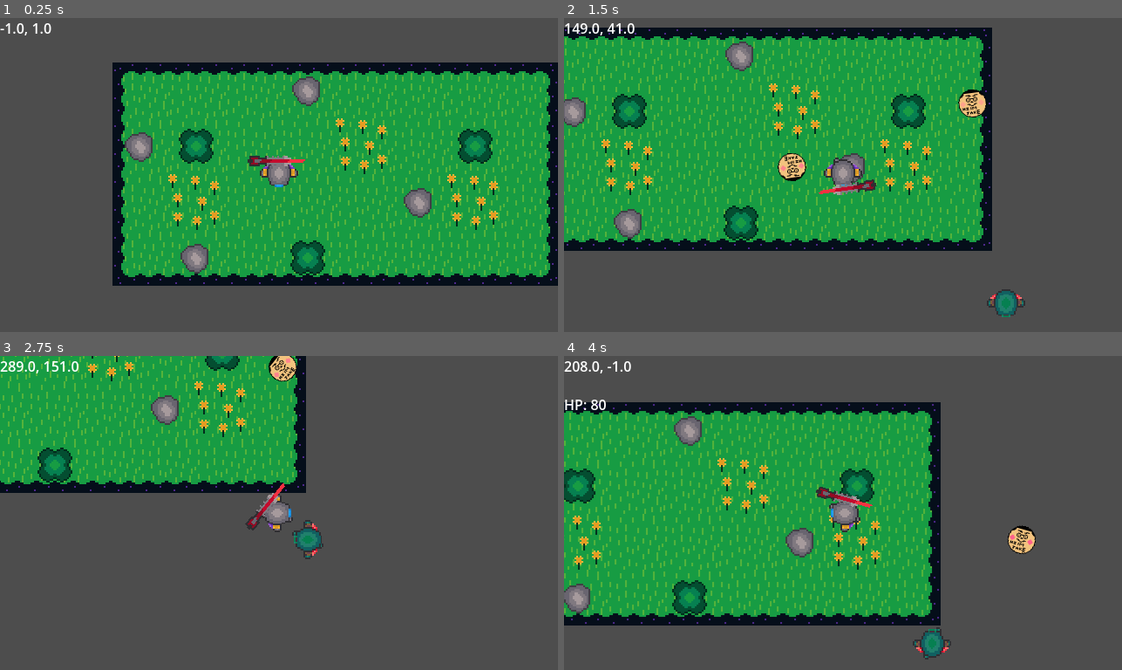
Above: before the commit, frames 1-4 (two rows, left to right).
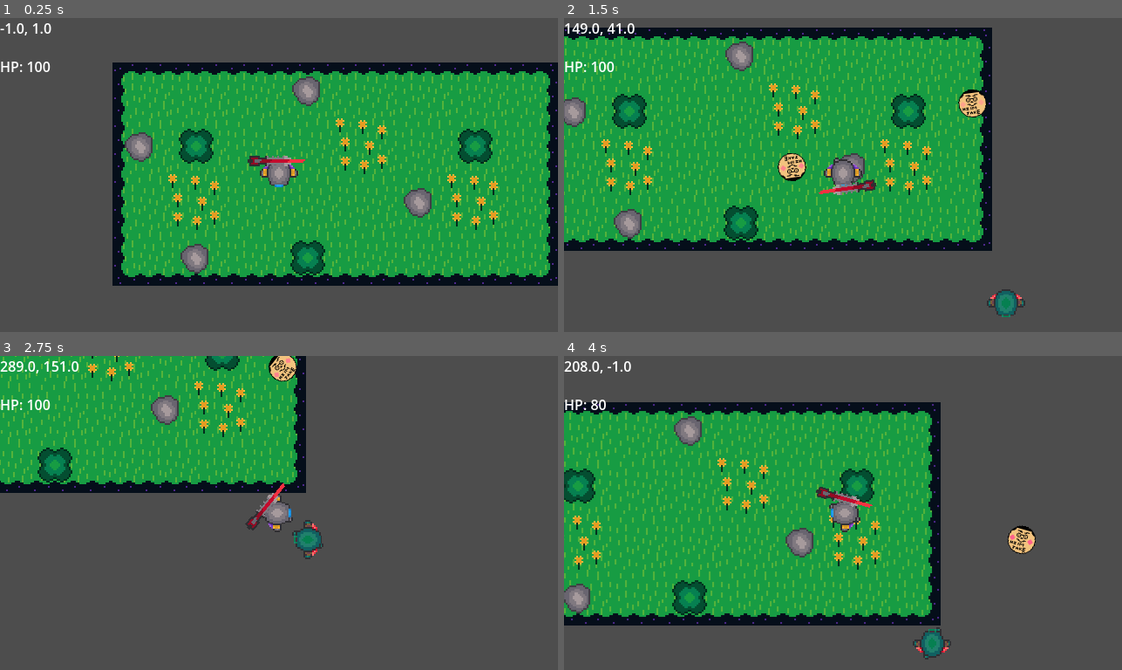
Above: after the commit, the same moments.

Repository: coder1015/real-roguelite
Game: Godot game, scene res://Scenes/Main.tscn
The game is run twice, just before and just after one commit, with the same random seed, the same clock (stepped at 60 frames per second) and the same inputs.
Inputs (mouse positions are in pixels of both pictures, inside the frame that each line leads up to):
- Up to frame 1 (0.25 s): no input
- Up to frame 2 (1.5 s): tap Enter at 0.5 s; move the mouse to (965, 159) at 0.52 s; hold D (move_right) 0.53-1.28 s; click (965, 159) at 0.6 s; move the mouse to (731, 190) at 1.27 s; hold S (move_down) from 1.28 s (still down); click (731, 190) at 1.35 s
- Up to frame 3 (2.75 s): move the mouse to (334, 443) at 2.02 s; release S (move_down) at 2.03 s; hold D (move_right) from 2.03 s (still down); click (334, 443) at 2.1 s
- Up to frame 4 (4 s): move the mouse to (815, 575) at 2.77 s; release D (move_right) at 2.78 s; hold W (move_up) 2.78-3.53 s; click (815, 575) at 2.85 s; move the mouse to (1010, 560) at 3.52 s; hold A (move_left) from 3.53 s (still down); click (1010, 560) at 3.6 s

The runs differ from the first frame. In frame 1, 0.1% of the frame differs, in the area x 0-10%, y 13-18%; in frame 2, 0.1%; in frame 3, 0.1%; in frame 4, nothing differs.

Commit message:
Knockback in the works

Diff:
--- a/real-roguelike-godot-name/Scripts/enemy.gd
+++ b/real-roguelike-godot-name/Scripts/enemy.gd
@@ -8,6 +8,8 @@
 
 func _ready() -> void:
 	$Hurtbox.hit_taken.connect(_on_hurtbox_hit_taken)
+	$Hitbox.area_entered.connect(_on_hitbox_area_entered)
+	$Hitbox.monitoring = true
 
 func _physics_process(delta: float) -> void:
 	if player_chase:
@@ -39,7 +41,10 @@
 func _on_hurtbox_hit_taken(damage: int, knockback: Vector2) -> void:
 	take_damage(damage, knockback)
 
-
+func _on_hitbox_area_entered(area: Area2D) -> void:
+	if area.is_in_group("hurtbox"):
+		var direction = (area.global_position - global_position).normalized()
+		$Hitbox.knockback_direction = direction * 300
 
 func _animate(direction):
 	$AnimatedSprite2D.play()
--- a/real-roguelike-godot-name/Scripts/hurtbox.gd
+++ b/real-roguelike-godot-name/Scripts/hurtbox.gd
@@ -4,6 +4,7 @@
 signal hit_taken(damage: int, knockback: Vector2)
 
 func _ready() -> void:
+	add_to_group("hurtbox")
 	area_entered.connect(_on_area_entered)
 
 func _on_area_entered(area: Area2D) -> void:
--- a/real-roguelike-godot-name/Scripts/player.gd
+++ b/real-roguelike-godot-name/Scripts/player.gd
@@ -9,6 +9,7 @@
 func _ready() -> void:
 	screen_size = get_viewport_rect().size
 	$Hurtbox.hit_taken.connect(_on_hurtbox_hit_taken)
+	get_parent().get_node("HUD").update_hp(hp)
 	hide()
 
 
